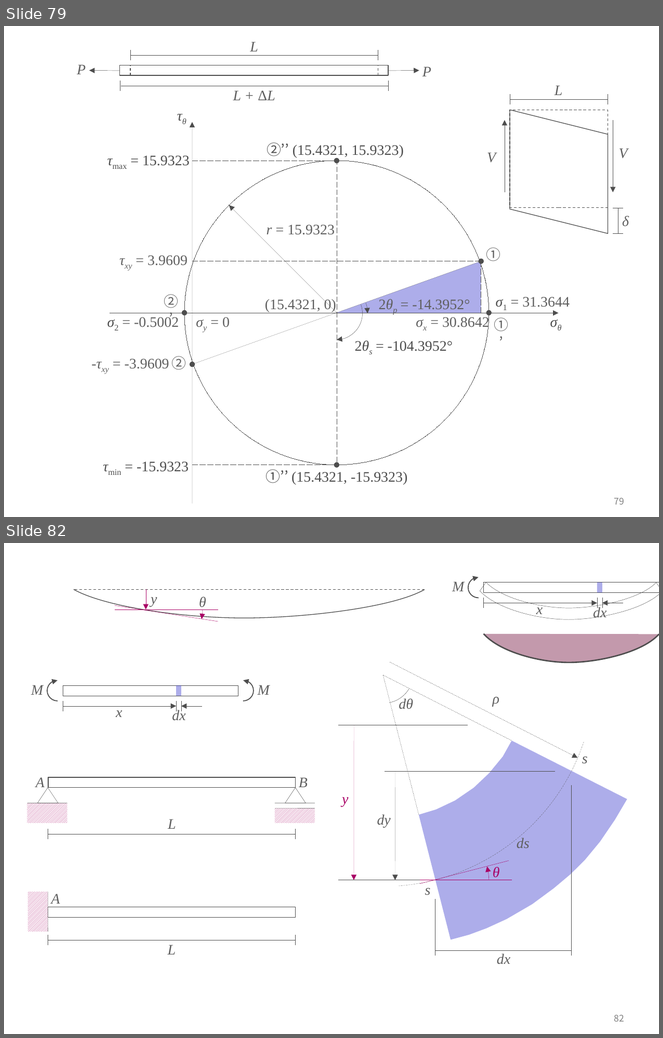
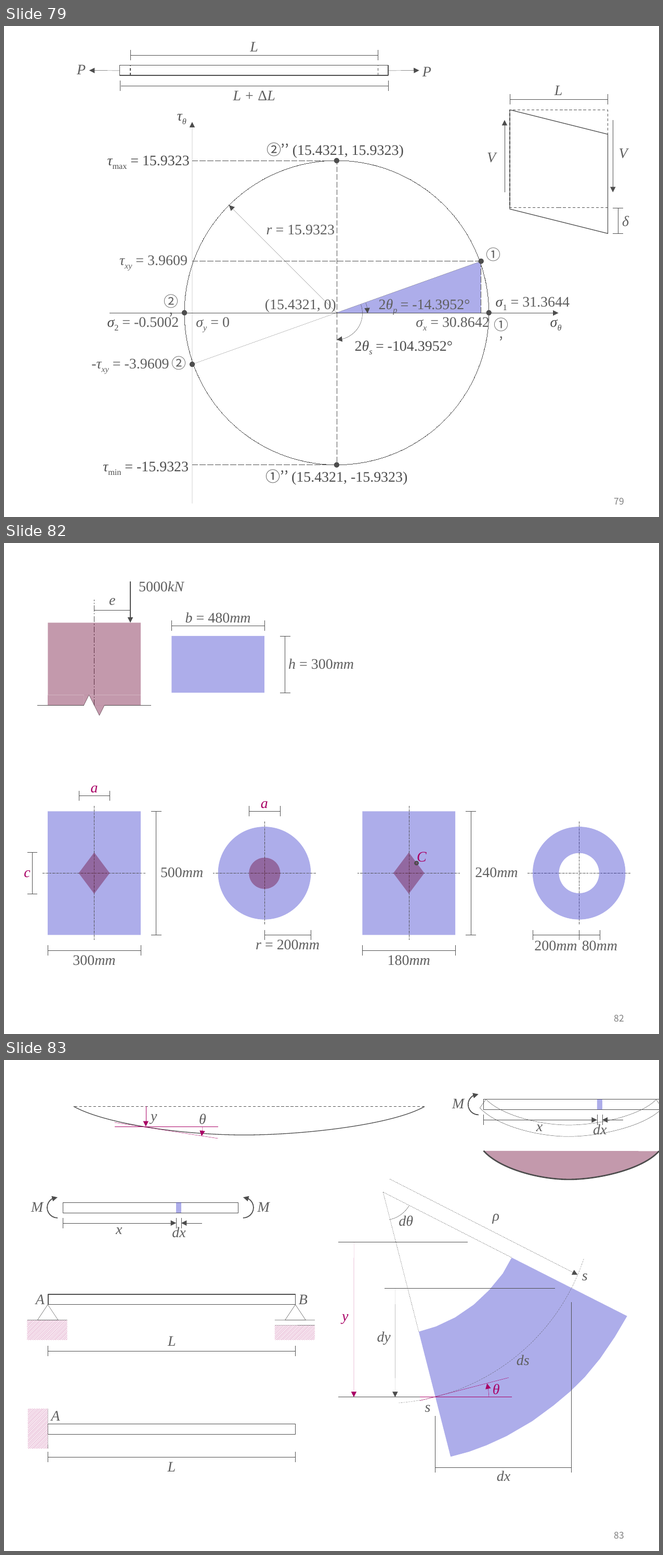
Before and after one commit to ironbell87/structural_mechanics_II, a slide deck: figures.pptx. Shown one above the other, each under a label of ours: slides 79 and 82 before the commit, slides 79, 82 and 83 after it; the slides between them are not shown. The pictures are 663x1038 and 663x1555 pixels, drawn with LibreOffice and Linux fonts; fonts in the diff are those of the drawing. Boxes give left, top, right and bottom in pixels: in the first picture for what was removed or moved away, otherwise in the second. Text is boxed around its words. In the diff, an @@ line names an element or a change of style, - is before the commit and + after.

```diff
--- a/figures.pptx
+++ b/figures.pptx
@@ slide 82 added at box(4, 543, 659, 1034), background #FFFFFF; not listed: 1 template element that a slide beside it also shows @@
@@ group added at box(37, 581, 184, 716): 7 lines, 3 rectangles, 3 triangles, 2 texts, 1 arrow @@
+e
+5000kN
@@ group added at box(172, 612, 354, 693): 6 lines, 2 texts, 1 rectangle @@
+b = 480mm
+h = 300mm
@@ group added at box(213, 801, 320, 950): 8 lines, 2 ellipses, 2 texts @@
+a
+r = 200mm
@@ group added at box(357, 807, 518, 966): 9 lines, 3 texts, 1 rectangle, 1 diamond, 1 ellipse @@
+240mm
+180mm
+C
@@ group added at box(528, 822, 631, 951): 6 lines, 2 texts, 1 donut @@
+200mm
+80mm
@@ group added at box(24, 786, 203, 966): 15 lines, 4 texts, 1 rectangle, 1 diamond @@
+500mm
+a
+c
+300mm
@@ what was slide 82 is now slide 83 @@
@@ page number at box(614, 1532, 624, 1539): text changed @@
-82
+83
```
Also in this commit, not shown: 2 slides changed, 12 other files.
